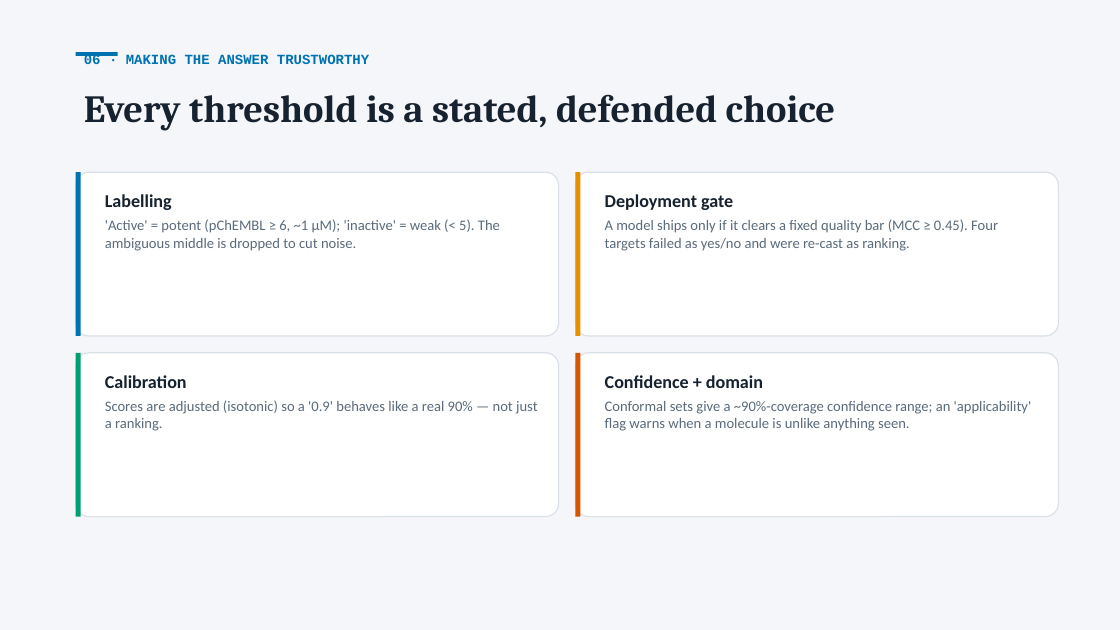
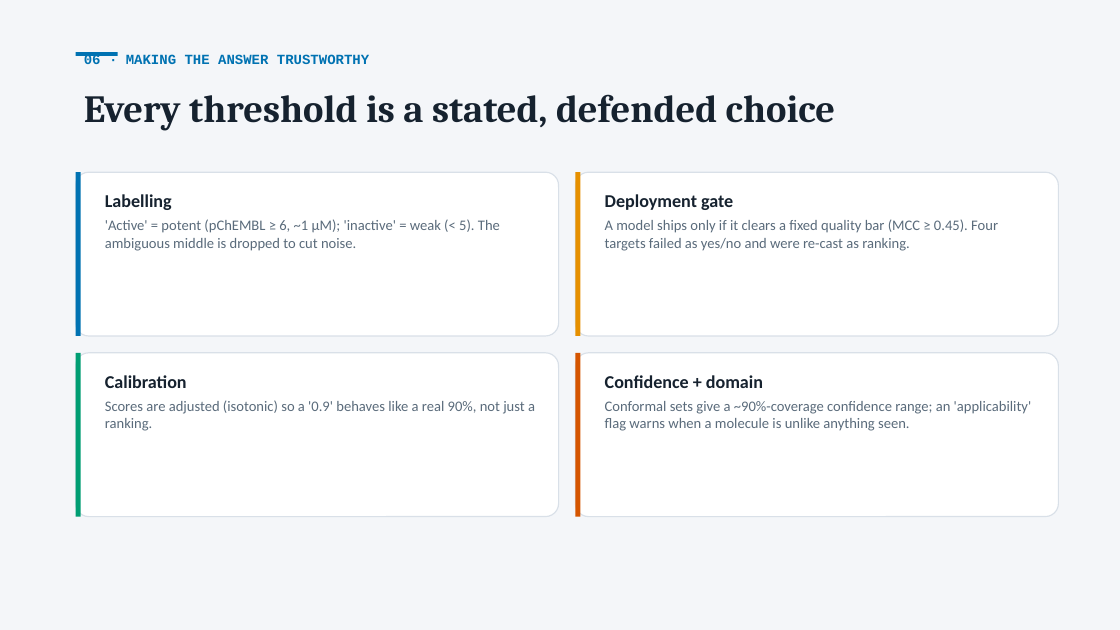
Before and after one commit to krishna-g-999/brainsafe-ai, a slide deck: slide 7 of BrainSafe_AI_Presentation.pptx. Drawn at 1120x630 pixels with LibreOffice and Linux fonts; fonts in the diff are those of the drawing. Boxes give left, top, right and bottom in pixels: in the first picture for what was removed or moved away, otherwise in the second. Text is boxed around its words. In the diff, an @@ line names an element or a change of style, - is before the commit and + after.

```diff
--- a/BrainSafe_AI_Presentation.pptx
+++ b/BrainSafe_AI_Presentation.pptx
@@ text at box(105, 400, 535, 431): text changed @@
-Scores are adjusted (isotonic) so a '0.9' behaves like a real 90% — not just a ranking.
+Scores are adjusted (isotonic) so a '0.9' behaves like a real 90%, not just a ranking.
```
Also in this commit, not shown: 15 other slides changed, 19 other files.
